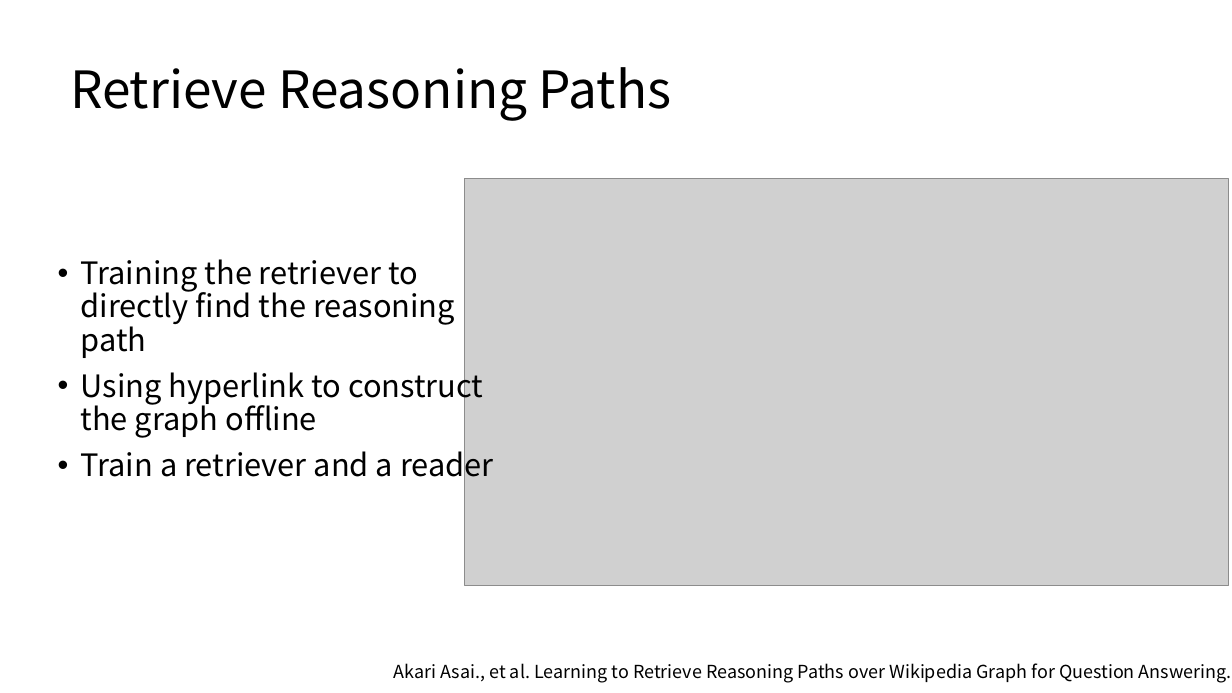
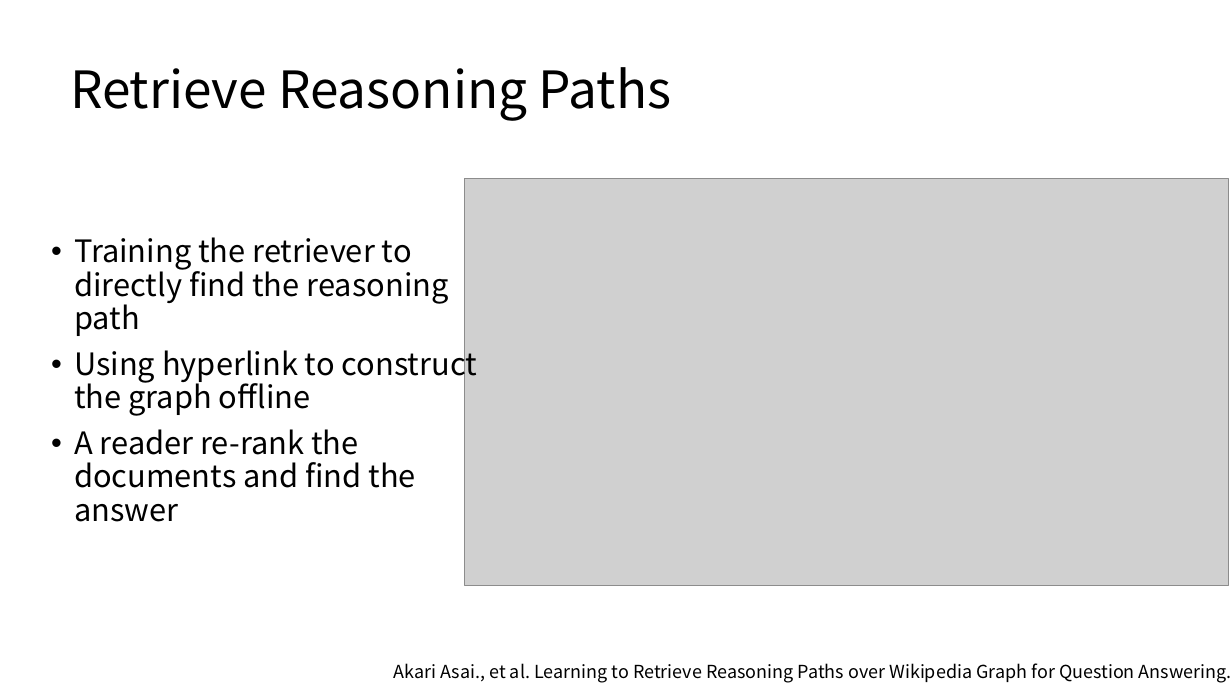
Before and after one commit to JamesHujy/TRPapers, a slide deck: slide 13 of slides/Survey_week1_hujinyi.pptx. Drawn at 1232x693 pixels with LibreOffice and Linux fonts; fonts in the diff are those of the drawing; grey boxes stand for pictures. Boxes give left, top, right and bottom in pixels: in the first picture for what was removed or moved away, otherwise in the second. Text is boxed around its words. In the diff, an @@ line names an element or a change of style, - is before the commit and + after.

```diff
--- a/slides/Survey_week1_hujinyi.pptx
+++ b/slides/Survey_week1_hujinyi.pptx
@@ text "Training the retriever to directly ...": place and size @@
-text "Training the retriever to directly ..." at <box>81,259,494,485</box>
+text "Training the retriever to directly ..." at <box>74,237,477,522</box>
@@ text at <box>74,429,416,522</box>: text changed @@
-• Train a retriever and a reader
+• A reader re-rank the documents and find the answer
```
Also in this commit, not shown: 13 other slides changed, 2 other files.
